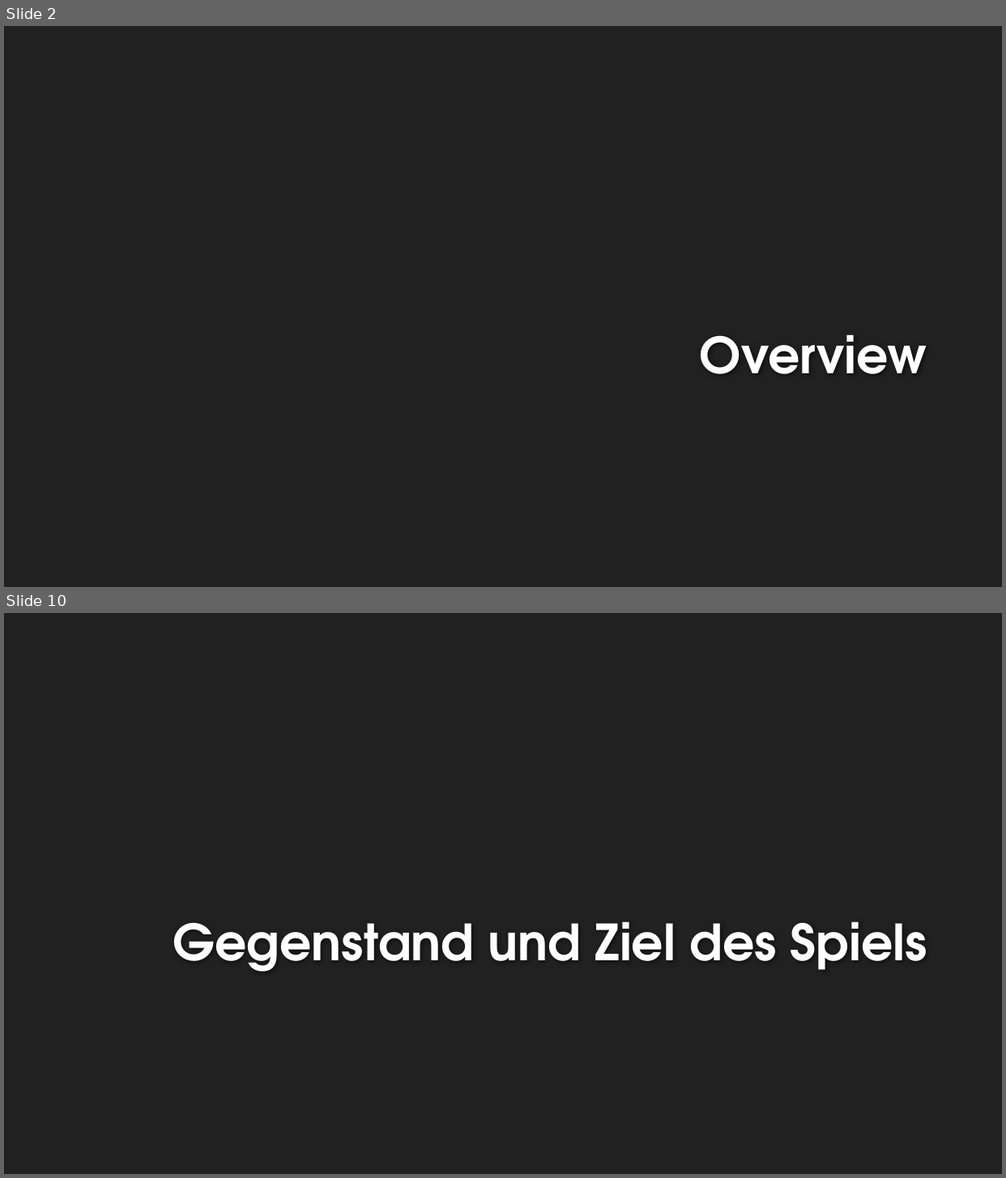
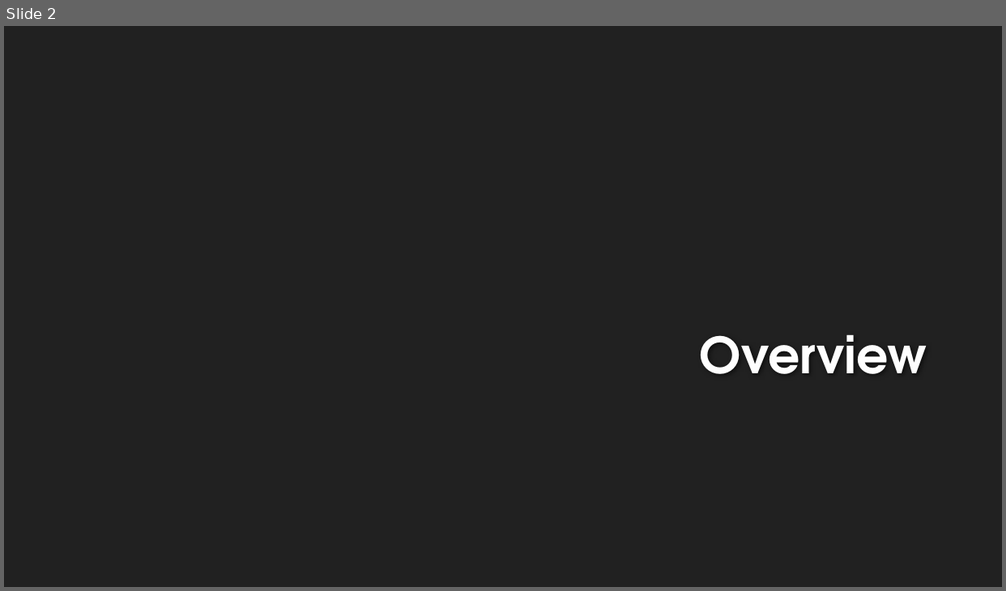
Before and after one commit to EmKaCe/DoctorWhy, a slide deck: Information/Präsentation.pptx. Shown one above the other, each under a label of ours: slides 2 and 10 before the commit, slide 2 after it; the slides between them are not shown. The pictures are 1006x1178 and 1006x591 pixels, drawn with LibreOffice and Linux fonts; fonts in the diff are those of the drawing; background and template pictures are left out. Boxes give left, top, right and bottom in pixels: in the first picture for what was removed or moved away, otherwise in the second. Text is boxed around its words. In the diff, an @@ line names an element or a change of style, - is before the commit and + after.

```diff
--- a/Information/Präsentation.pptx
+++ b/Information/Präsentation.pptx
@@ slide 10 removed at (4, 613, 1002, 1174), background #212121 @@
@@ title removed at (172, 922, 927, 972) @@
-Gegenstand und Ziel des Spiels
```
Also in this commit, not shown: 3 slides changed, 12 slides added, 17 other slides removed.
